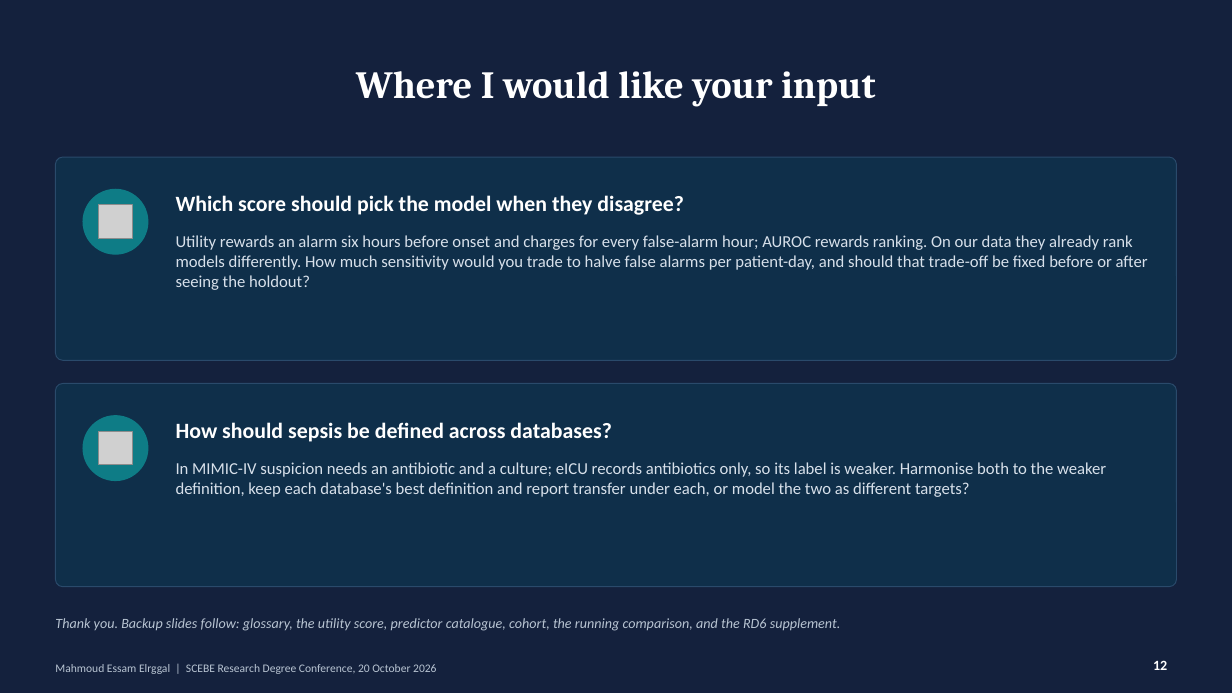
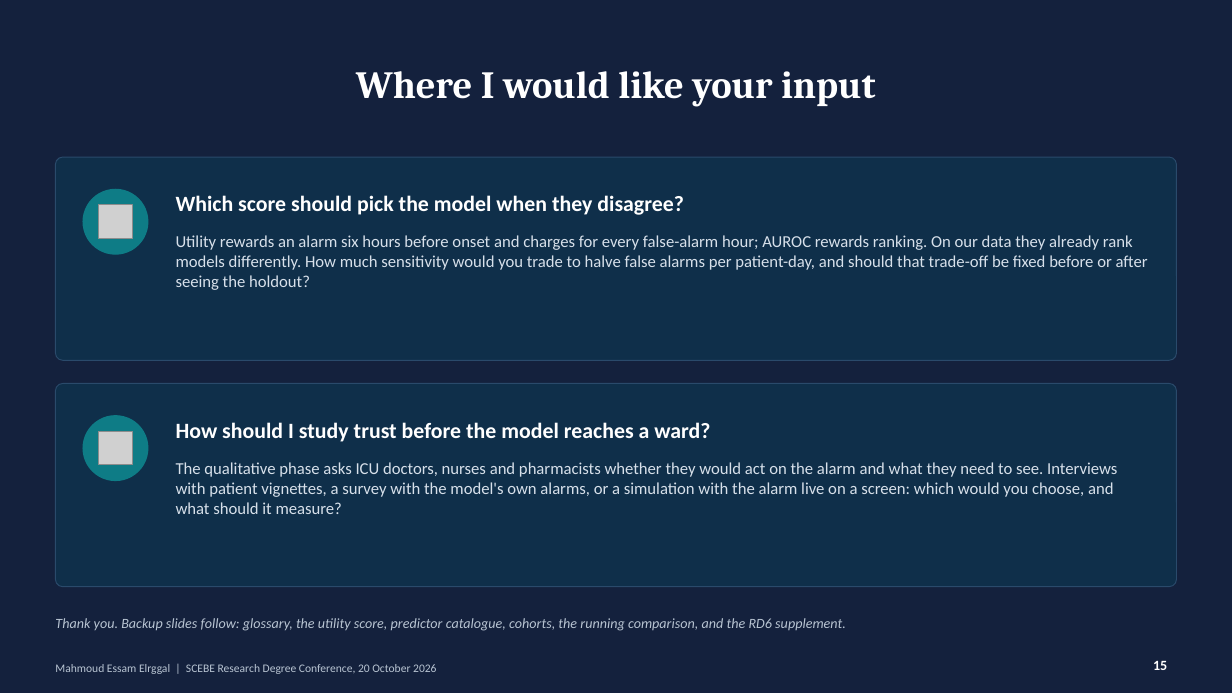
Before and after one commit to mahmoudddj/datasciencecoursera1, a slide deck: slide 15 of dev/presentation/Elrggal_Mahmoud_SCEBE2026.pptx (slide 12 before the commit). Drawn at 1232x693 pixels with LibreOffice and Linux fonts; fonts in the diff are those of the drawing; grey boxes stand for pictures. Boxes give left, top, right and bottom in pixels: in the first picture for what was removed or moved away, otherwise in the second. Text is boxed around its words. In the diff, an @@ line names an element or a change of style, - is before the commit and + after.

```diff
--- a/dev/presentation/Elrggal_Mahmoud_SCEBE2026.pptx
+++ b/dev/presentation/Elrggal_Mahmoud_SCEBE2026.pptx
@@ text at [176, 422, 710, 442]: text changed @@
-How should sepsis be defined across databases?
+How should I study trust before the model reaches a ward?
@@ text at [176, 462, 1117, 514]: text changed @@
-In MIMIC-IV suspicion needs an antibiotic and a culture; eICU records antibiotics only, so its label is weaker. Harmonise both to the weaker definition, keep each database's best definition and report transfer under each, or model the two as different targets?
+The qualitative phase asks ICU doctors, nurses and pharmacists whether they would act on the alarm and what they need to see. Interviews with patient vignettes, a survey with the model's own alarms, or a simulation with the alarm live on a screen: which would you choose, and what should it measure?
@@ text at [55, 618, 846, 631]: text changed @@
-Thank you. Backup slides follow: glossary, the utility score, predictor catalogue, cohort, the running comparison, and the RD6 supplement.
+Thank you. Backup slides follow: glossary, the utility score, predictor catalogue, cohorts, the running comparison, and the RD6 supplement.
@@ page number at [1153, 661, 1167, 670]: text changed @@
-12
+15
```
Also in this commit, not shown: 10 other slides changed, 3 slides added, 2 other files.
